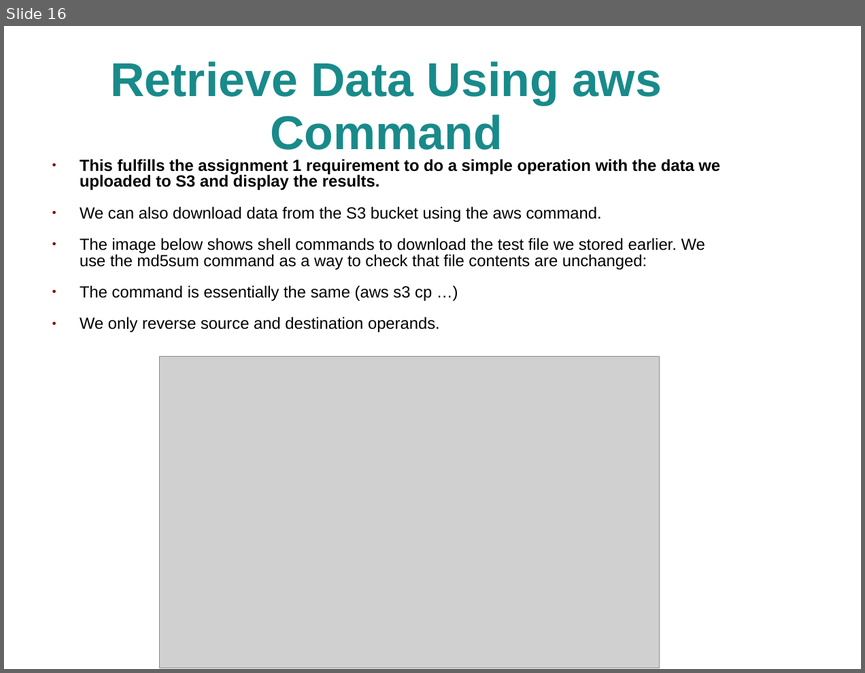
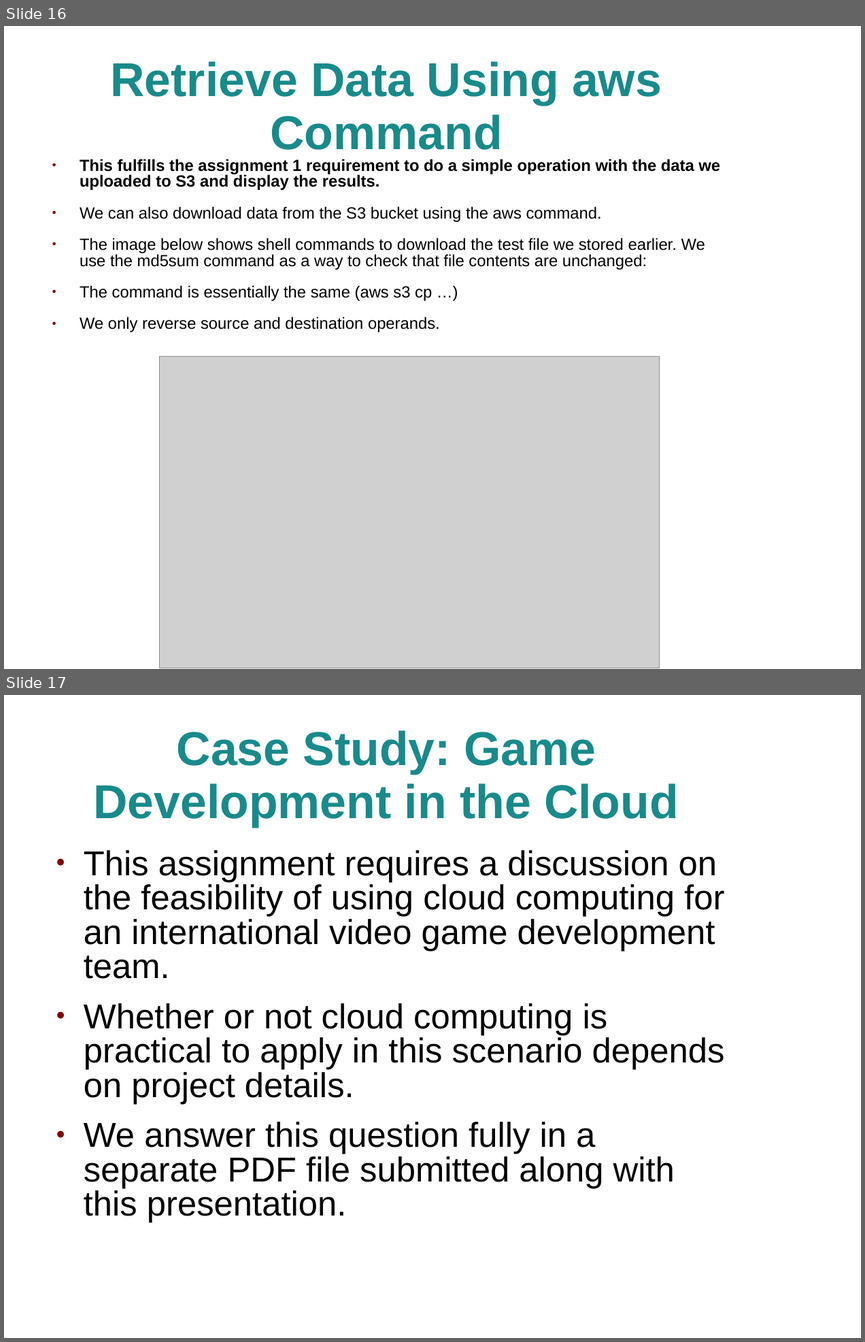
Before and after one commit to jhancock1975/cloud, a slide deck: assignment-1/assignment-1.ppt. Shown one above the other, each under a label of ours: slide 16 before the commit, slides 16 and 17 after it. The pictures are 865x673 and 865x1342 pixels, drawn with LibreOffice and Linux fonts; fonts in the diff are those of the drawing; grey boxes stand for pictures; background and template pictures are left out. Boxes give left, top, right and bottom in pixels: in the first picture for what was removed or moved away, otherwise in the second. Text is boxed around its words. In the diff, an @@ line names an element or a change of style, - is before the commit and + after.

```diff
--- a/assignment-1/assignment-1.ppt
+++ b/assignment-1/assignment-1.ppt
@@ slide 17 added at bbox=[4, 695, 861, 1338], background picture (left out) @@
@@ title added at bbox=[93, 730, 679, 827], 44 pt, text #198A8A, bold @@
+Case Study: Game Development in the Cloud
@@ text added at bbox=[84, 850, 725, 1223], 32 pt, text #000000 @@
+● This assignment requires a discussion on the feasibility of using cloud computing for an international video game development team.
+● Whether or not cloud computing is practical to apply in this scenario depends on project details.
+● We answer this question fully in a separate PDF file submitted along with this presentation.
```
Also in this commit, not shown: 1 slide changed, 1 other slide added, 5 other files.
